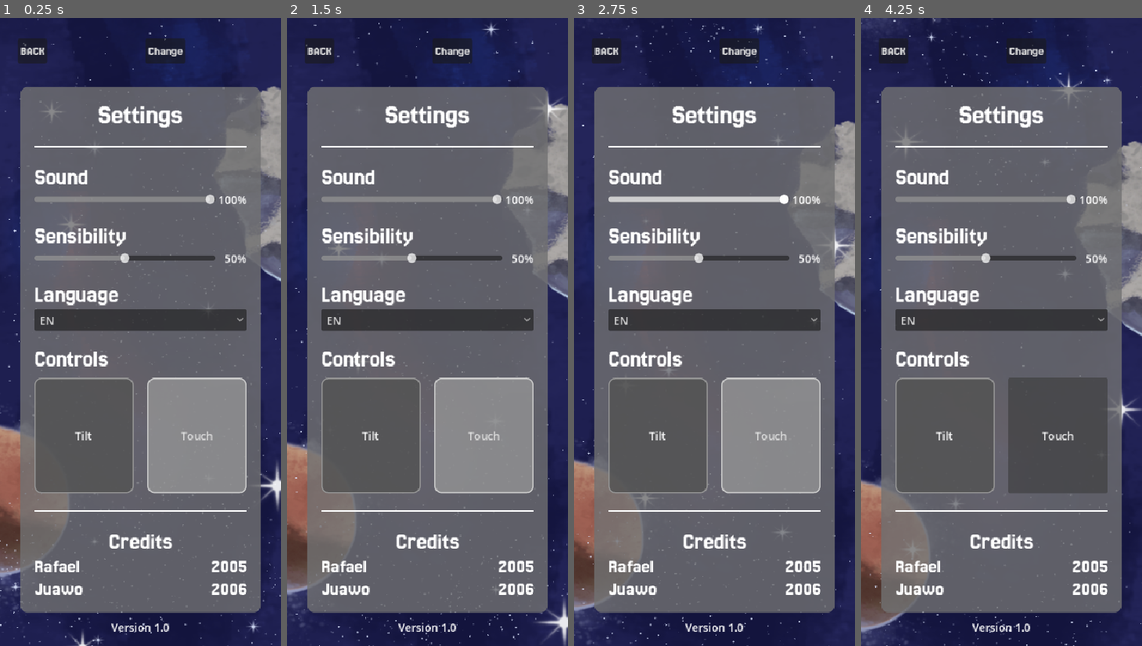
Above: before the commit, frames 1-4 (left to right).
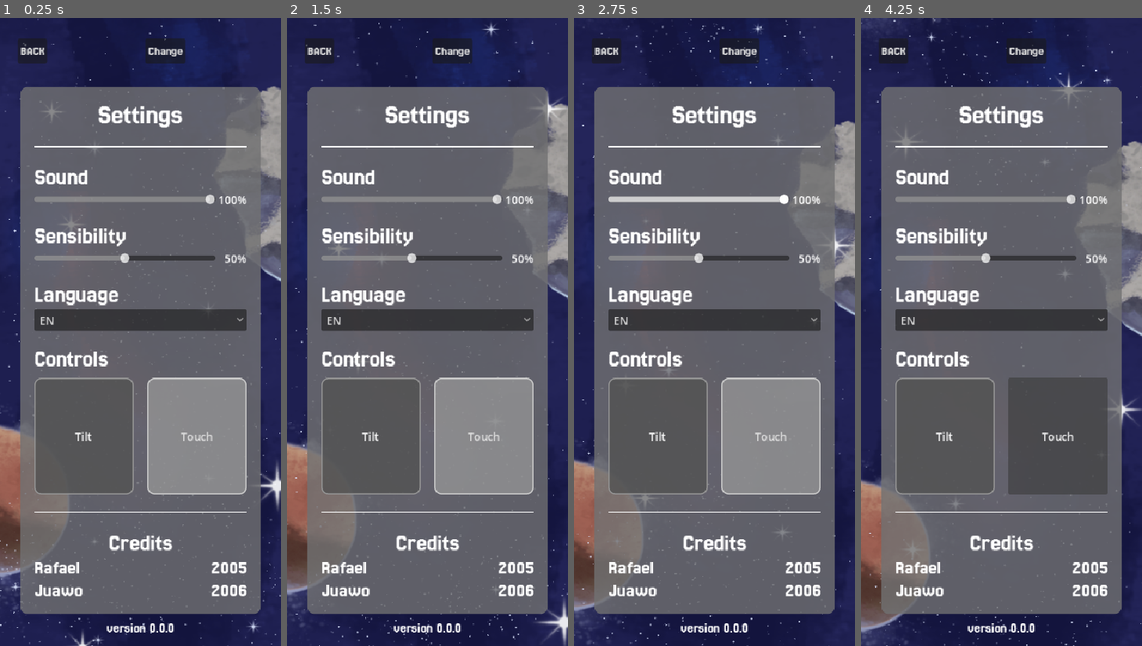
Above: after the commit, the same moments.

Repository: Juawo/space-shooter
Game: Godot game, scene res://scenes/ui/Settings/settings.tscn
The game is run twice, just before and just after one commit, with the same random seed, the same clock (stepped at 60 frames per second) and the same inputs. This scene is started directly instead of the project's main scene. The engine's default icon, where the game draws it, is replaced by a stand-in: a white triangle on a blue panel in a dark square.
Inputs (mouse positions are in pixels of both pictures, inside the frame that each line leads up to):
- Up to frame 1 (0.25 s): no input
- Up to frame 2 (1.5 s): move the mouse to (489, 300) at 0.52 s; hold Right (ui_right) 0.53-1.28 s; click (489, 300) at 0.67 s; move the mouse to (371, 363) at 1.27 s; hold Left (ui_left) from 1.28 s (still down)
- Up to frame 3 (2.75 s): move the mouse to (742, 193) at 2.02 s; release Left (ui_left) at 2.03 s; hold Right (ui_right) from 2.03 s (still down)
- Up to frame 4 (4.25 s): move the mouse to (987, 457) at 2.77 s; click (987, 457) at 2.92 s; move the mouse to (1085, 426) at 3.52 s; release Right (ui_right) at 3.53 s; hold Left (ui_left) from 3.53 s (still down)

The runs differ from the first frame. In frame 1, 1.7% of the frame differs, in the area x 7-93%, y 65-98%; in frame 2, 1.7%; in frame 3, 1.7%; in frame 4, 1.7%.

Commit message:
feat: add version display to settings and update high score handling

Diff:
--- a/scenes/ui/Settings/settings.tscn
+++ b/scenes/ui/Settings/settings.tscn
@@ -301,9 +301,11 @@
 theme_override_font_sizes/font_size = 28
 text = "2006"
 
-[node name="Label" type="Label" parent="VBoxContainer/ContentSettings/VBoxContainer"]
+[node name="version" type="Label" parent="VBoxContainer/ContentSettings/VBoxContainer"]
 layout_mode = 2
 size_flags_vertical = 8
+theme_override_fonts/font = ExtResource("2_83c71")
+theme_override_font_sizes/font_size = 20
 text = "Version 1.0"
 horizontal_alignment = 1
 
--- a/scripts/ui/MainMenu/main_menu.gd
+++ b/scripts/ui/MainMenu/main_menu.gd
@@ -7,7 +7,7 @@
 
 func _ready() -> void:
 	SessionState.high_score_changed.connect(_on_high_score_changed)
-	score_value_label.text = str(SessionState.high_score)
+	score_value_label.text = str(SaveManager.high_score)
 
 func _on_high_score_changed(high_score_value : int):
 	score_value_label.text = str(high_score_value)
--- a/scripts/ui/Register/register.gd
+++ b/scripts/ui/Register/register.gd
@@ -1,4 +1,6 @@
 extends Control
+
+signal register_pop_up_closed
 
 @onready var v_box_container: VBoxContainer = $MarginContainer/Panel/MarginContainer/VBoxContainer
 
@@ -52,6 +54,7 @@
 			await timer.timeout
 			animation_player.play("close_register")
 			await animation_player.animation_finished
+			register_pop_up_closed.emit()
 			queue_free()
 		409 :
 			detail_return.text = "Another player has this nickname."
--- a/scripts/ui/Settings/settings.gd
+++ b/scripts/ui/Settings/settings.gd
@@ -19,6 +19,7 @@
 @onready var tilt_button: Button = $VBoxContainer/ContentSettings/VBoxContainer/Panel/MarginContainer/VBoxContainer/Controls/ControlsOptions/TiltButton
 @onready var touch_button: Button = $VBoxContainer/ContentSettings/VBoxContainer/Panel/MarginContainer/VBoxContainer/Controls/ControlsOptions/TouchButton
 @onready var nickname: Label = $VBoxContainer/Header/HBoxContainer/HBoxContainer/Nickname
+@onready var version: Label = $VBoxContainer/ContentSettings/VBoxContainer/version
 
 # TODO : Alterar nickname para o novo, caso tenha alterado
 func _ready() -> void:
@@ -36,6 +37,7 @@
 	controlMode = SaveManager.control_mode as Controls
 	tilt_button.button_pressed = (controlMode == Controls.TILT)
 	touch_button.button_pressed = (controlMode == Controls.TOUCH)
+	version.text = "version " + SaveManager.game_version
 
 func _on_sound_slider_value_changed(value: float) -> void:
 	sound_value.text = str(int(value)) + "%"
